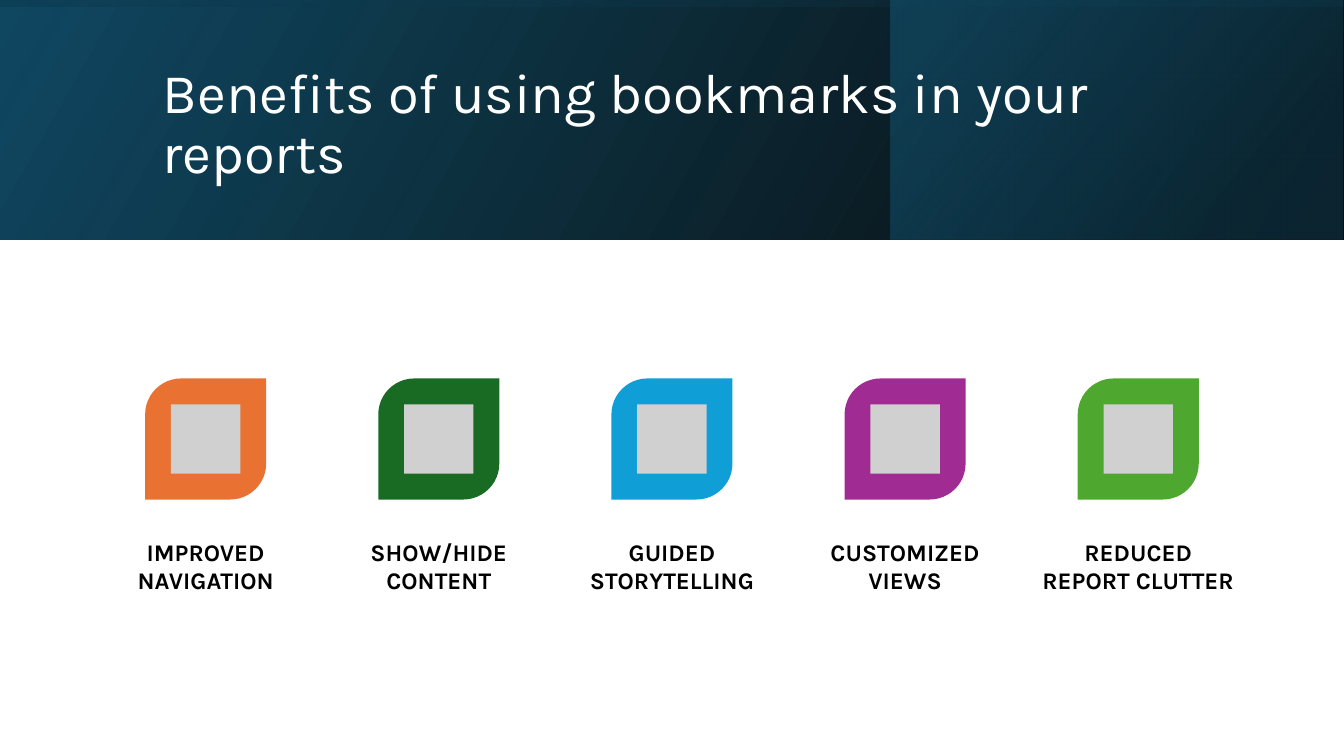
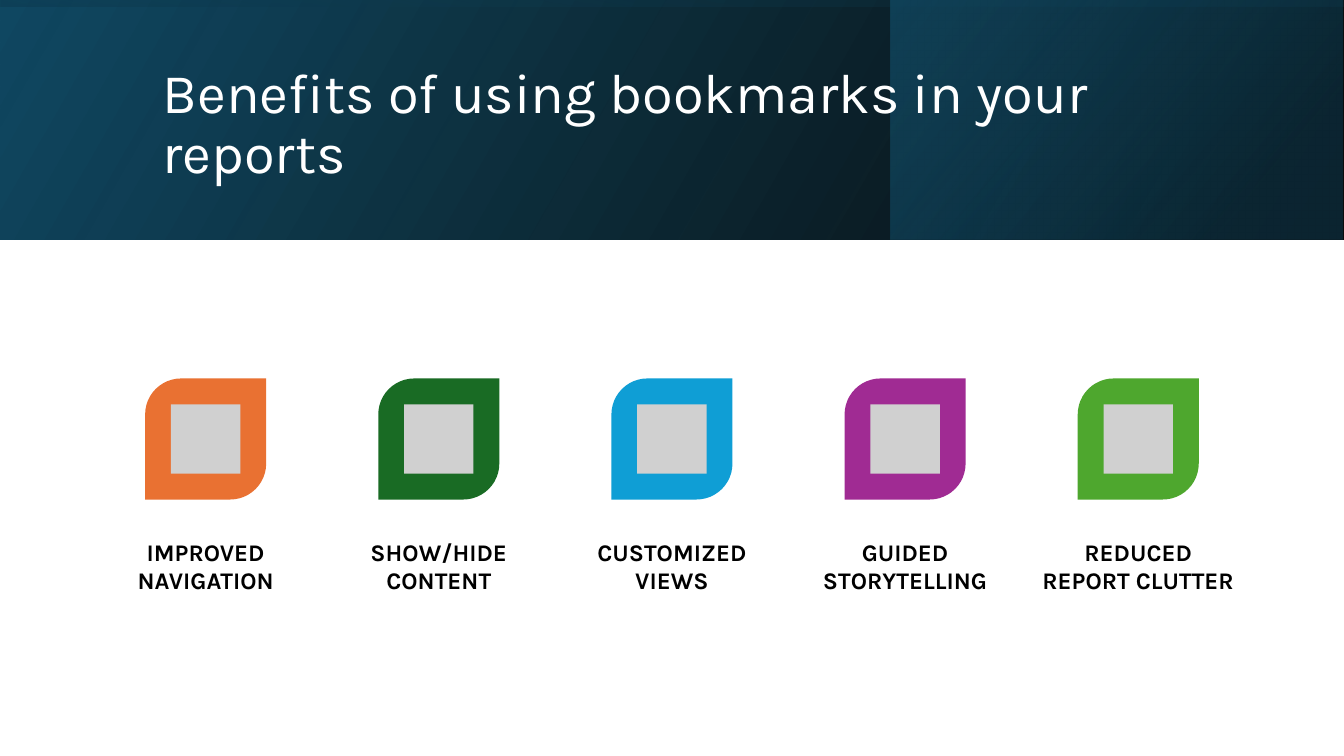
Before and after one commit to akstl1/Presentations, a slide deck: slide 5 of 2026.06.12 BI Days/2026.06.12 BI Days PPT.pptx. Drawn at 1344x756 pixels with LibreOffice and Linux fonts; fonts in the diff are those of the drawing; grey boxes stand for pictures. Boxes give left, top, right and bottom in pixels: in the first picture for what was removed or moved away, otherwise in the second. Text is boxed around its words. In the diff, an @@ line names an element or a change of style, - is before the commit and + after.

```diff
--- a/2026.06.12 BI Days/2026.06.12 BI Days PPT.pptx
+++ b/2026.06.12 BI Days/2026.06.12 BI Days PPT.pptx
@@ text "CUSTOMIZED VIEWS": place and size @@
-text "CUSTOMIZED VIEWS" at bbox=[830, 545, 979, 590]
+text "CUSTOMIZED VIEWS" at bbox=[597, 545, 746, 590]
@@ text "GUIDED STORYTELLING": place and size @@
-text "GUIDED STORYTELLING" at bbox=[590, 545, 754, 590]
+text "GUIDED STORYTELLING" at bbox=[823, 545, 987, 590]
```
Also in this commit, not shown: 3 other slides changed, 1 other file.
